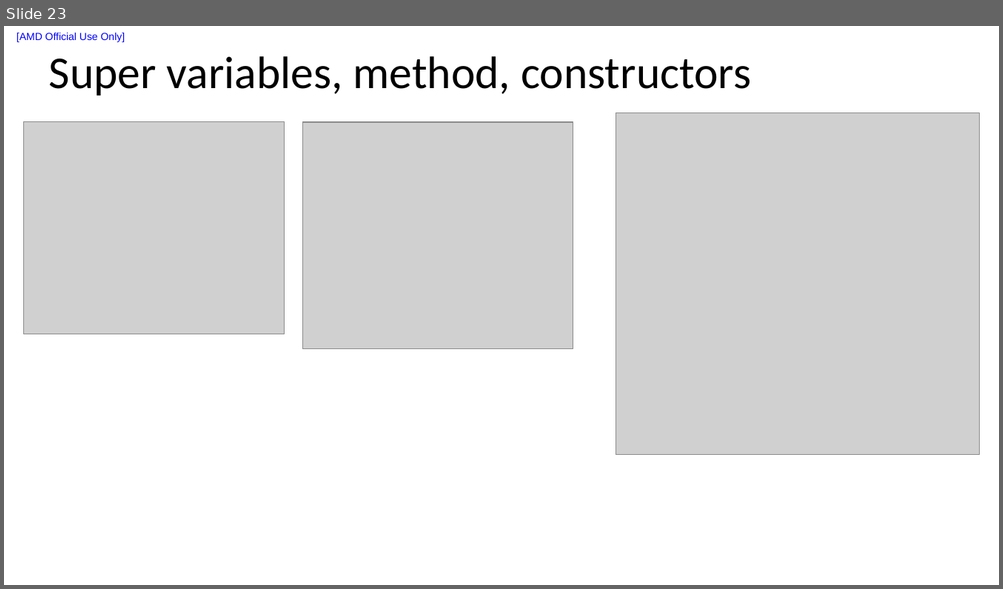
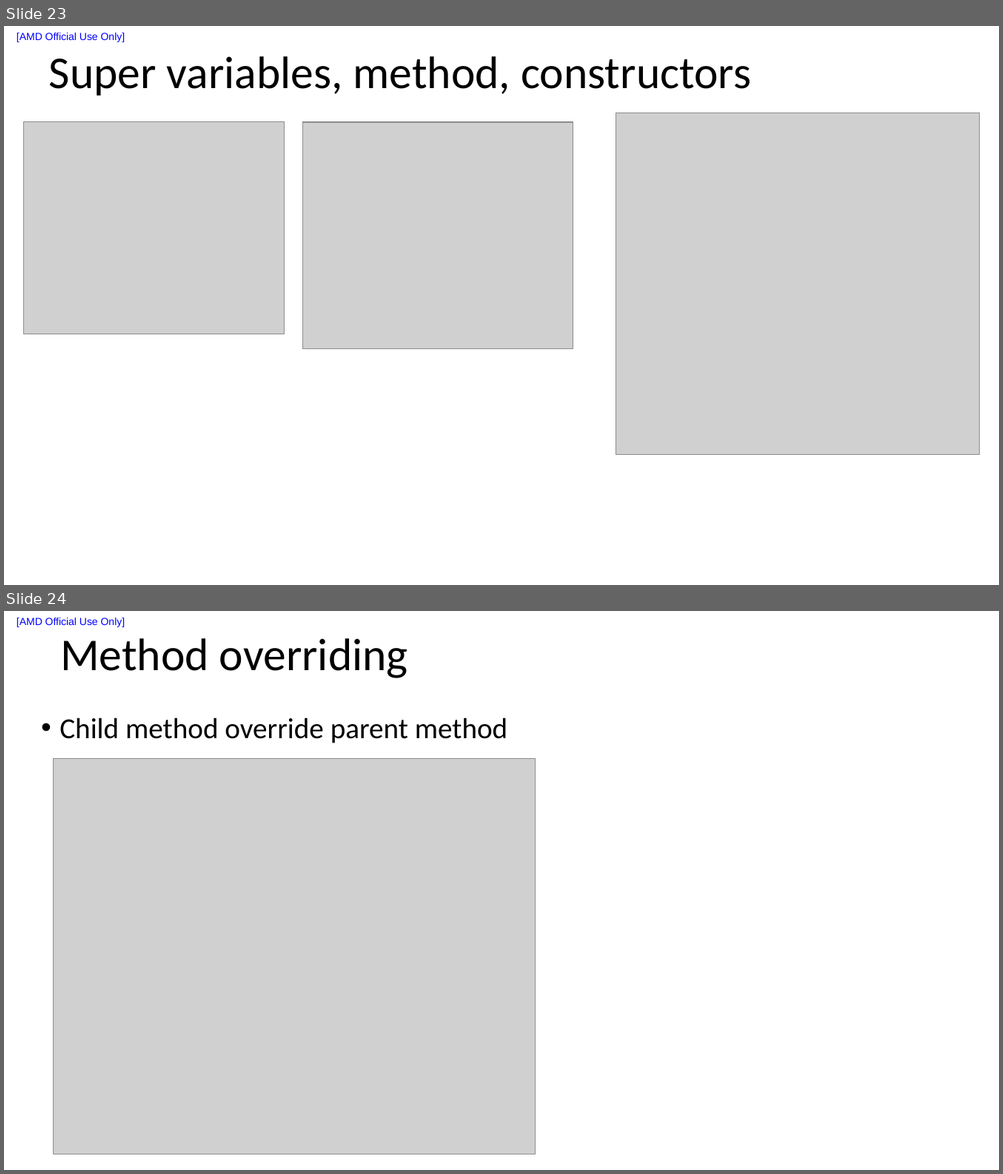
Before and after one commit to liuxu-github-ui/Java, a slide deck: Youtube_tutorial/Notes.pptx. Shown one above the other, each under a label of ours: slide 23 before the commit, slides 23 and 24 after it. The pictures are 1003x589 and 1003x1174 pixels, drawn with LibreOffice and Linux fonts; fonts in the diff are those of the drawing; grey boxes stand for pictures. Boxes give left, top, right and bottom in pixels: in the first picture for what was removed or moved away, otherwise in the second. Text is boxed around its words. In the diff, an @@ line names an element or a change of style, - is before the commit and + after.

```diff
--- a/Youtube_tutorial/Notes.pptx
+++ b/Youtube_tutorial/Notes.pptx
@@ slide 24 added at box(4, 611, 999, 1170), background #FFFFFF; not listed: 1 template element that a slide beside it also shows @@
@@ title added at box(60, 638, 408, 678), 44 pt, text #000000 @@
+Method overriding
@@ text added at box(60, 718, 507, 743), 28 pt, text #000000 @@
+• Child method override parent method
@@ picture added at box(54, 759, 535, 1155) @@
```
Also in this commit, not shown: 36 other files.
